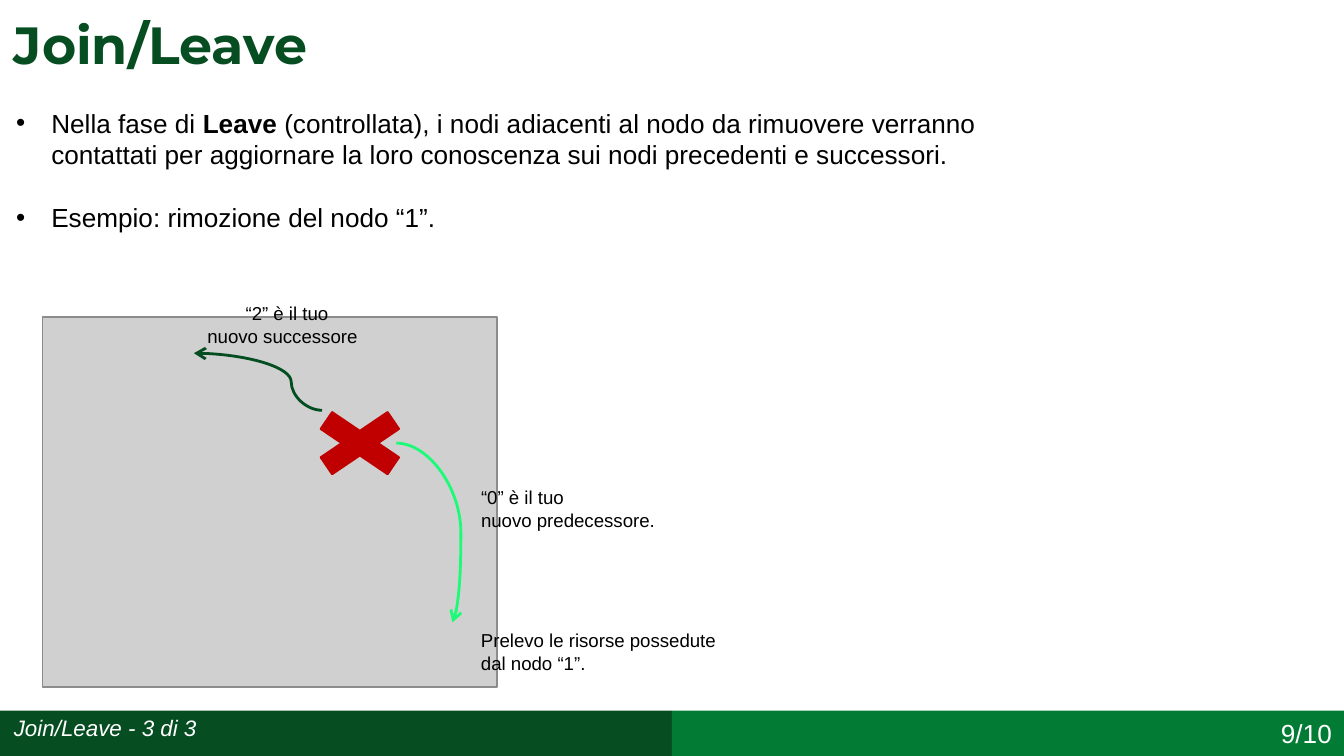
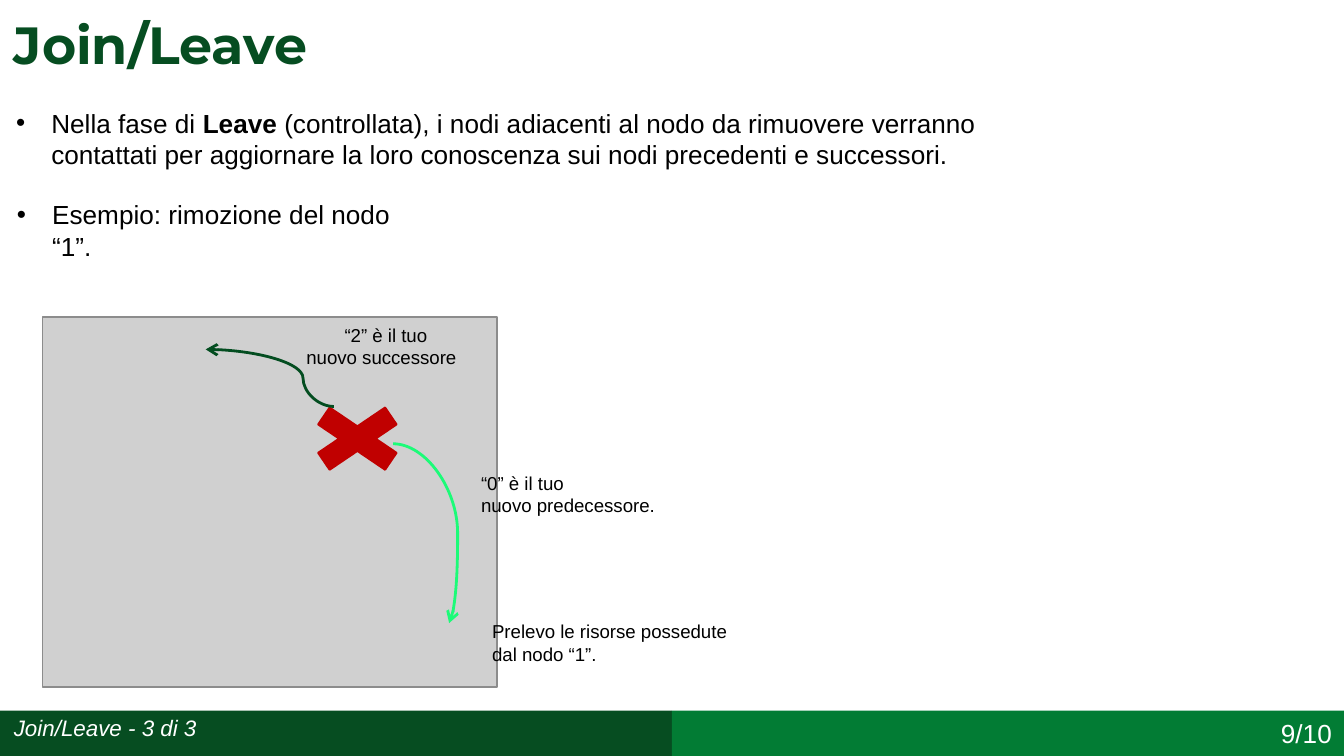
Before and after one commit to simonefesta/Chord_SDCC, a slide deck: slide 15 of Documentazione/Presentazione/Presentazione_Chord_Festa_0320408.pptx. Drawn at 1344x756 pixels with LibreOffice and Linux fonts; fonts in the diff are those of the drawing; grey boxes stand for pictures. Boxes give left, top, right and bottom in pixels: in the first picture for what was removed or moved away, otherwise in the second. Text is boxed around its words. In the diff, an @@ line names an element or a change of style, - is before the commit and + after.

```diff
--- a/Documentazione/Presentazione/Presentazione_Chord_Festa_0320408.pptx
+++ b/Documentazione/Presentazione/Presentazione_Chord_Festa_0320408.pptx
@@ text at (51, 208, 435, 233): paragraph removed @@
-• Esempio: rimozione del nodo “1”.
@@ text added at (52, 205, 389, 256), 14 pt, text #000000 @@
+• Esempio: rimozione del nodo “1”.
@@ text "“2” è il tuo": place and size @@
-text "“2” è il tuo" at (207, 306, 357, 343)
+text "“2” è il tuo" at (306, 328, 456, 364)
@@ curved arrow moved from (323, 410) - (194, 353) to (333, 406) - (206, 349) @@
@@ cross: place and size @@
-cross at (296, 399, 425, 487)
+cross at (293, 395, 422, 482)
@@ curved arrow moved from (396, 444) - (453, 622) to (394, 444) - (449, 624) @@
@@ text "“0” è il tuo": place and size @@
-text "“0” è il tuo" at (481, 490, 655, 532)
+text "“0” è il tuo" at (481, 476, 655, 517)
@@ text "Prelevo le risorse possedute dal ...": place and size @@
-text "Prelevo le risorse possedute dal ..." at (481, 633, 716, 674)
+text "Prelevo le risorse possedute dal ..." at (492, 624, 727, 665)
```
Also in this commit, not shown: 21 other files.
